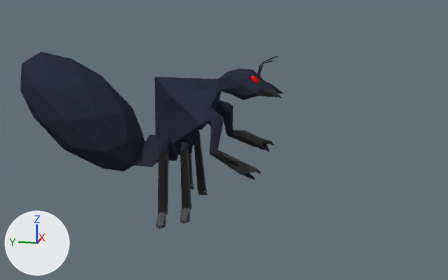
One commit to the Blender file Ants/Worker Ant.blend: the scene before it, then after it.
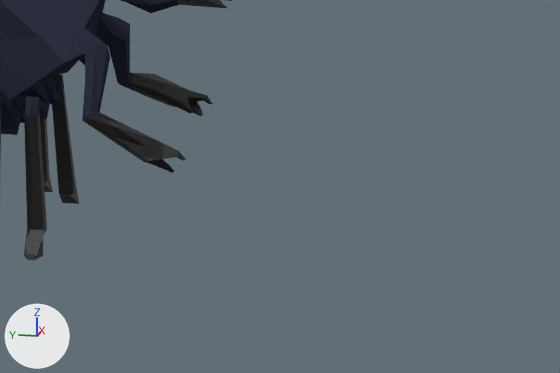
Each version is shown whole from a 50 mm lens placed at (-18.37, -5.39, 6.88), pointed at (0.03, -1.71, 2.28), then close up on the part from 38% to 100% of the width and 33% to 100% of the height. The axes (+X, +Y, +Z) are drawn at lower left. The lights are the same throughout.

Names of what the first close-up shows: 'Ant'.
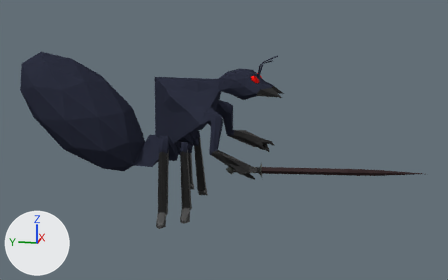
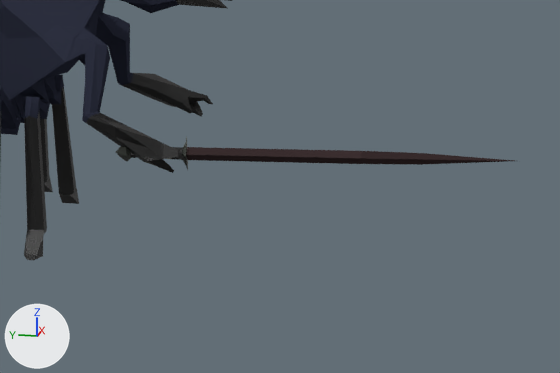
Location of each change, [x1, y1, x2, y2] in pixels of the close-ups (560 x 373 px):
'Dark Blade', added
    after: [116, 136, 515, 170]
    faces in mat_blade (brown #4f3f41): [186, 147, 515, 165]
    faces in mat_pommel (dark grey #555953): [116, 136, 188, 170]

The change, as a diff of the scene's bpy script:
```diff
--- a/Ants/Worker Ant.blend.py
+++ b/Ants/Worker Ant.blend.py
@@ mat_stripe @@
+mat_stripe = principled_material('Stripe')
+mat_stripe.base_color = (0.8, 0.795, 0.68)  # white #e7e6d7
+mat_stripe.metallic = 1.0
@@ mat_pommel @@
+mat_pommel = principled_material('Pommel')
+mat_pommel.base_color = (0.0899, 0.0991, 0.087)  # dark grey #555953
+mat_pommel.metallic = 1.0
+mat_pommel.roughness = 0.4
+mat_pommel.specular_ior_level = 1.0
@@ mat_handel @@
+mat_handel = principled_material('Handel')
+mat_handel.base_color = (0.0, 0.0, 0.0)  # black #000000
@@ mat_blade @@
+mat_blade = principled_material('Blade')
+mat_blade.base_color = (0.0784, 0.0503, 0.0522)  # brown #4f3f41
+mat_blade.metallic = 1.0
+mat_blade.roughness = 0.431
+mat_blade.specular_ior_level = 0.0
@@ me_cube @@
+me_cube.from_pydata(...)  # 108 vertices, 104 faces; spans x -0.8..0.8, y -0.4..0.4, z -2.0..15.3
+# faces by material slot: [48, 30, 10, 16]
+me_cube.materials.append(mat_pommel)  # dark grey #555953
+me_cube.materials.append(mat_handel)  # black #000000
+me_cube.materials.append(mat_stripe)  # white #e7e6d7
+me_cube.materials.append(mat_blade)  # brown #4f3f41
@@ ob_dark_blade @@
+ob_dark_blade = bpy.data.objects.new('Dark Blade', me_cube)
+ob_dark_blade.location = (-1.53, -2.7, 1.82)
+ob_dark_blade.rotation_euler = (1.833, -1.697, -0.251)  # degrees (105, -97, -14)
+ob_dark_blade.scale = (0.322, 0.322, 0.322)
```
